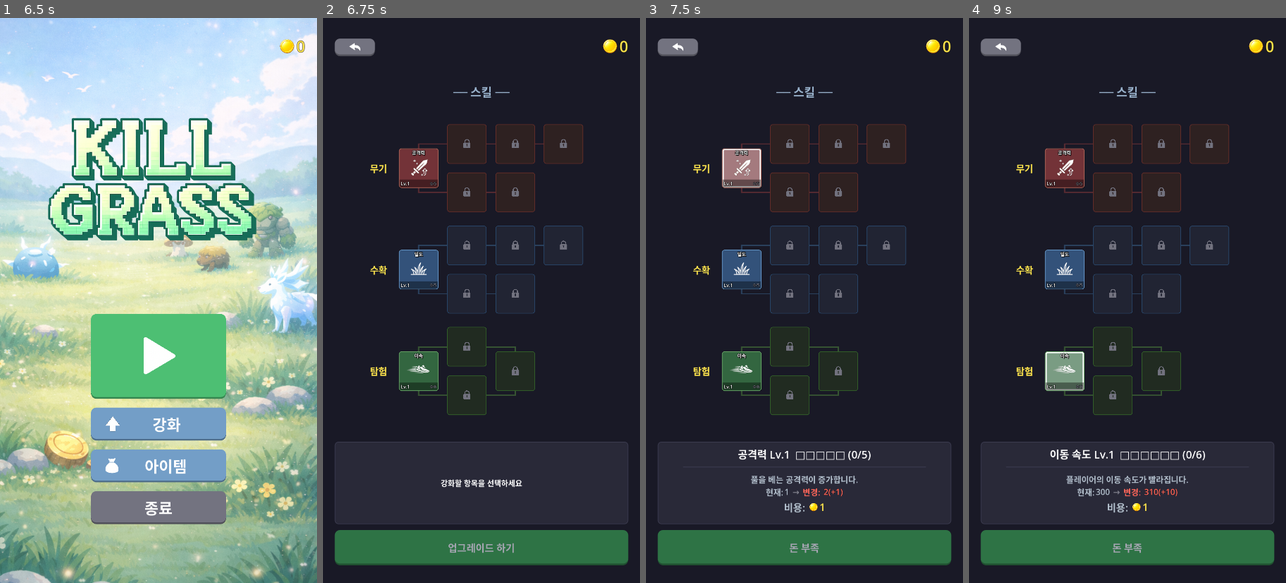
Above: before the commit, frames 1-4 (left to right).
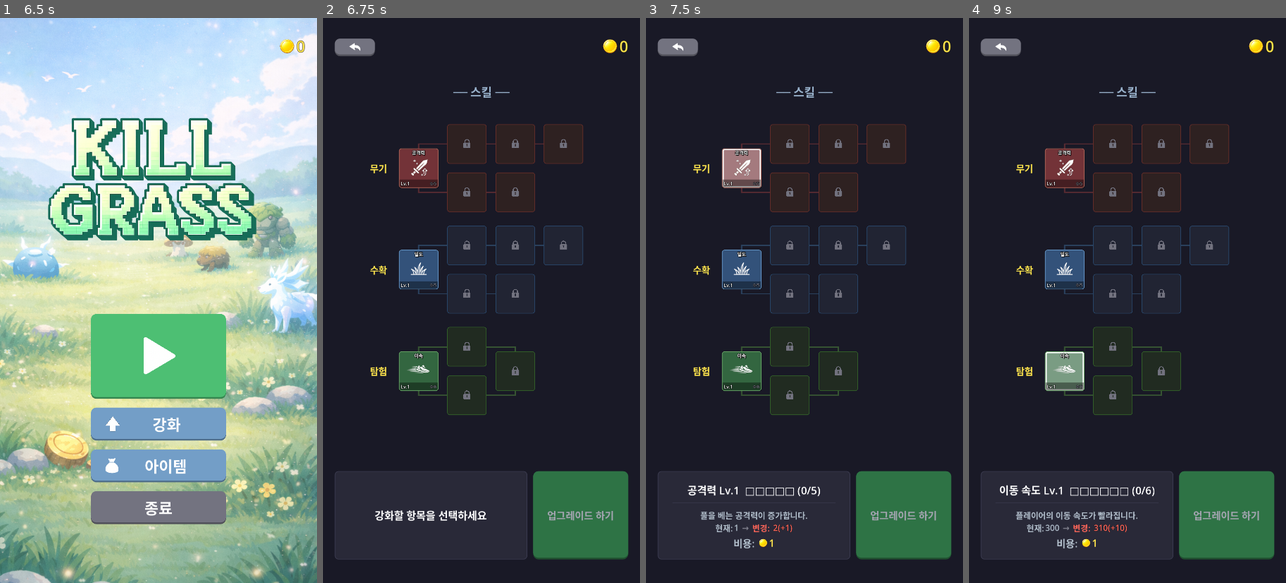
Above: after the commit, the same moments.

Repository: yellyB/game-kill_grass
Game: Godot game, scene res://scenes/ui/main_menu.tscn
Two runs of this game, one before a commit and one after it. Both use one fixed random seed, a clock stepped at 60 frames per second and the inputs below. Sound files missing from this copy of the repository are replaced by a short silence.
Inputs (mouse positions are in pixels of both pictures, inside the frame that each line leads up to):
- Up to frame 1 (6.5 s): drag from (266, 46) to (190, 176) at 0.52 s; click (158, 300) at 1.25 s; drag from (95, 328) to (142, 413) at 2.02 s; move the mouse to (190, 176) at 2.77 s; hold D (move_right) 2.78-3.5 s; drag from (142, 413) to (63, 215) at 3.52 s; move the mouse to (253, 385) at 4.27 s; hold A (move_left) 4.28-5 s; click "건너뛰기" at 5 s; tap Enter at 5.75 s; drag from (63, 215) to (110, 159) at 5.77 s
- Up to frame 2 (6.75 s): click "강화" at 6.5 s
- Up to frame 3 (7.5 s): click "공격력" at 7.25 s
- Up to frame 4 (9 s): click "밀도" at 8 s; click "이속" at 8.75 s

Frame 1 is identical in both runs. In frame 2, 8.2% of the frame differs, in the area x 3-97%, y 75-97%; in frame 3, 9.2%; in frame 4, 9.4%.

Commit message:
Improve upgrade panel UI: layout, alignment, and text changes
- Remove "돈 부족" text: keep "업그레이드 하기" when insufficient funds
- Center "강화할 항목을 선택하세요" placeholder both horizontally and vertically
- Move confirm button to right of description panel (8:2 ratio) using HBoxContainer
- Vertically center all description content (title, divider, stats, cost)
- Adjust divider margins (left/right 50px, top/bottom 20px)
- Reduce section height to 300px, shift up 20px

Co-Authored-By: Claude Opus 4.6 <noreply@anthropic.com>

Diff:
--- a/scripts/upgrade_panel.gd
+++ b/scripts/upgrade_panel.gd
@@ -103,6 +103,7 @@
 var _grid_node_centers: Dictionary = {}
 # How many skills share the same row as this skill: skill_type -> int
 var _grid_row_counts: Dictionary = {}
+var _bottom_hbox: HBoxContainer = null
 
 func _ready() -> void:
   panel.visible = false
@@ -165,6 +166,7 @@
     return
   is_open = true
   panel.visible = true
+  _position_bottom_section()
   update_money_display()
 
   build_skill_tree()
@@ -906,14 +908,24 @@
   _deselect_btn()
   selected_type = ""
   selected_level = -1
+  _clear_description_extras()
   description_label.text = "강화할 항목을 선택하세요"
-  _clear_description_extras()
+  description_label.horizontal_alignment = HORIZONTAL_ALIGNMENT_CENTER
+  description_label.vertical_alignment = VERTICAL_ALIGNMENT_CENTER
+  description_label.anchors_preset = Control.PRESET_FULL_RECT
+  description_label.anchor_right = 1.0
+  description_label.anchor_bottom = 1.0
+  description_label.offset_left = 20
+  description_label.offset_top = 15
+  description_label.offset_right = -20
+  description_label.offset_bottom = -15
+  description_label.add_theme_font_size_override("font_size", 36)
   confirm_btn.disabled = true
   confirm_btn.text = "업그레이드 하기"
 
 func update_description() -> void:
   if selected_type.is_empty():
-    description_label.text = "강화할 항목을 선택하세요"
+    clear_selection()
     return
   _update_skill_description()
 
@@ -1107,21 +1119,24 @@
     var empty = sub_max - sub_level
     title_text = "%s Lv.%d  %s%s (%d/%d)" % [chain_info.name, current_level + 1, "■".repeat(filled), "□".repeat(empty), sub_level, sub_max]
 
-  # Make description_label top-aligned for proper flow
+  # Build content from y=0, then center vertically
+  var base_y: float = 0.0
+
+  # Title
+  description_label.horizontal_alignment = HORIZONTAL_ALIGNMENT_CENTER
   description_label.vertical_alignment = VERTICAL_ALIGNMENT_TOP
   description_label.anchors_preset = Control.PRESET_TOP_WIDE
   description_label.anchor_right = 1.0
   description_label.anchor_bottom = 0.0
   description_label.offset_left = 20
-  description_label.offset_top = 15
+  description_label.offset_top = base_y
   description_label.offset_right = -20
-  description_label.offset_bottom = 65
+  description_label.offset_bottom = base_y + 50
   description_label.add_theme_font_size_override("font_size", 36)
   description_label.text = title_text
-
-  var base_y = description_label.offset_bottom + 20
-
-  # Divider between title and description
+  base_y += 70
+
+  # Divider
   if _desc_divider:
     _desc_divider.queue_free()
     _desc_divider = null
@@ -1131,9 +1146,9 @@
   divider.anchor_right = 1.0
   divider.anchor_top = 0.0
   divider.anchor_bottom = 0.0
-  divider.offset_left = 86
+  divider.offset_left = 50
   divider.offset_top = base_y
-  divider.offset_right = -86
+  divider.offset_right = -50
   divider.offset_bottom = base_y + 2
   description_panel.add_child(divider)
   _desc_divider = divider
@@ -1174,6 +1189,28 @@
       _desc_cost_node = null
   else:
     _update_description_cost(cost, base_y)
+    base_y += 44
+
+  # Vertically center all content within description panel
+  var panel_h = description_panel.size.y
+  if panel_h <= 0:
+    panel_h = 340.0
+  var shift = (panel_h - base_y) / 2.0
+  if shift > 0:
+    description_label.offset_top += shift
+    description_label.offset_bottom += shift
+    if _desc_divider:
+      _desc_divider.offset_top += shift
+      _desc_divider.offset_bottom += shift
+    if _desc_text_node:
+      _desc_text_node.offset_top += shift
+      _desc_text_node.offset_bottom += shift
+    if _desc_stat_node:
+      _desc_stat_node.offset_top += shift
+      _desc_stat_node.offset_bottom += shift
+    if _desc_cost_node:
+      _desc_cost_node.offset_top += shift
+      _desc_cost_node.offset_bottom += shift
 
 func _update_stat_display(data: Dictionary, base_y: float) -> void:
   if _desc_stat_node:
@@ -1309,10 +1346,9 @@
 
   if GameManager.money < cost:
     confirm_btn.disabled = true
-    confirm_btn.text = "돈 부족"
   else:
     confirm_btn.disabled = false
-    confirm_btn.text = "업그레이드 하기"
+  confirm_btn.text = "업그레이드 하기"
 
 func _on_confirm_pressed() -> void:
   GameManager.play_confirm_click()
@@ -1359,26 +1395,48 @@
   pass  # Positioned in tscn within PaddedArea
 
 func _position_bottom_section() -> void:
-  var padded_height = padded_area.size.y
-  var btn_height = 120.0
+  var section_height = 300.0
   var gap = 20.0
-  var desc_height = 280.0
-  # ConfirmBtn at bottom of PaddedArea
-  confirm_btn.anchor_left = 0.0
-  confirm_btn.anchor_right = 1.0
-  confirm_btn.anchor_top = 0.0
-  confirm_btn.anchor_bottom = 0.0
-  confirm_btn.offset_bottom = padded_height
-  confirm_btn.offset_top = padded_height - btn_height
-  # DescriptionPanel above ConfirmBtn
-  description_panel.anchor_left = 0.0
-  description_panel.anchor_right = 1.0
-  description_panel.anchor_top = 0.0
-  description_panel.anchor_bottom = 0.0
-  description_panel.offset_bottom = confirm_btn.offset_top - gap
-  description_panel.offset_top = description_panel.offset_bottom - desc_height
-  # SkillTreeScroll ends before DescriptionPanel
-  skill_tree_scroll.offset_bottom = description_panel.offset_top - gap
+
+  # Create bottom HBox container (once)
+  if not _bottom_hbox:
+    _bottom_hbox = HBoxContainer.new()
+    _bottom_hbox.add_theme_constant_override("separation", int(gap))
+    # Reparent description_panel and confirm_btn into HBox
+    description_panel.get_parent().remove_child(description_panel)
+    confirm_btn.get_parent().remove_child(confirm_btn)
+    _bottom_hbox.add_child(description_panel)
+    _bottom_hbox.add_child(confirm_btn)
+    padded_area.add_child(_bottom_hbox)
+    # Description 80%, Button 20%
+    description_panel.size_flags_horizontal = Control.SIZE_EXPAND_FILL
+    description_panel.size_flags_stretch_ratio = 4.0
+    confirm_btn.size_flags_horizontal = Control.SIZE_EXPAND_FILL
+    confirm_btn.size_flags_stretch_ratio = 1.0
+    # Reset anchors/offsets for HBox children
+    for child in [description_panel, confirm_btn]:
+      child.anchor_left = 0.0
+      child.anchor_right = 0.0
+      child.anchor_top = 0.0
+      child.anchor_bottom = 0.0
+      child.offset_left = 0
+      child.offset_right = 0
+      child.offset_top = 0
+      child.offset_bottom = 0
+
+  # Position HBox at bottom of PaddedArea
+  _bottom_hbox.anchor_left = 0.0
+  _bottom_hbox.anchor_right = 1.0
+  _bottom_hbox.anchor_top = 1.0
+  _bottom_hbox.anchor_bottom = 1.0
+  _bottom_hbox.offset_left = 0
+  _bottom_hbox.offset_right = 0
+  _bottom_hbox.offset_top = -section_height - 20
+  _bottom_hbox.offset_bottom = -20
+
+  # SkillTreeScroll ends before bottom section
+  skill_tree_scroll.anchor_bottom = 1.0
+  skill_tree_scroll.offset_bottom = -section_height - gap
 
 func _calc_grass_per_chunk(density_level: int) -> int:
   var grass_spawner = get_tree().get_first_node_in_group("grass_spawner")
